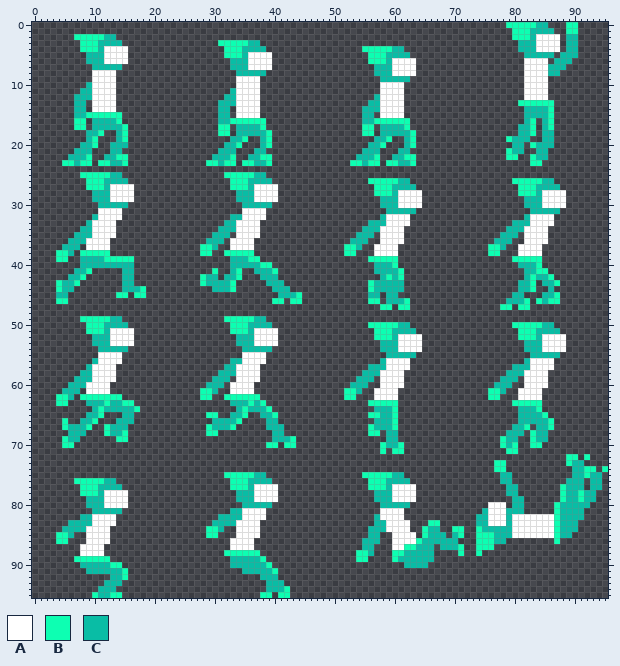
A sprite sheet gets an edit: source/assets/textures/player-char.png. The first picture shows the starting point.
The file is 96x96 pixels.
Palette (. is transparent): A #ffffff  B #0dffb2  C #09bda5
And afterwards:
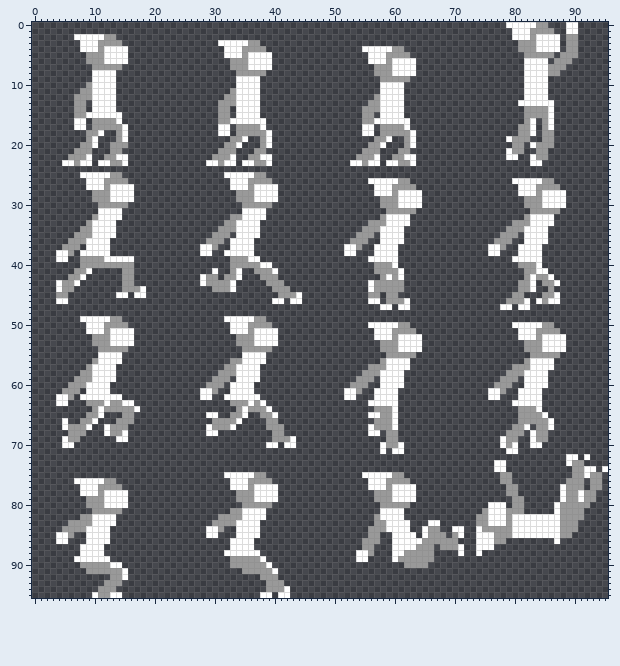
The exact change:
colour C: #09bda5 -> #999999
Changed rows in their new state; - is a pixel that keeps its letter.
first column x 7:
 0 ------------------------------------------------------------------------AAAAA-----AA
 1 -------------------------------------------------------------------------AAA------AA
 2 AAAAA--------------------------------------------------------------------AAA--------
 3 -AAA--------------------AAAAA-------------------------------------------------------
 4 -AAA---------------------AAA--------------------AAAAA-------------------------------
 5 -------------------------AAA---------------------AAA--------------------------------
 6 -------------------------------------------------AAA--------------------------------
first column x 5:
13 ----------------------------------------------------------------------------AAAAAA
14 ---------------------------------------------------------------------------------A
15 ----AAAAAA-----------------------------------------------------------------------A
16 --AA-----A------------------AAAAAA------------------AAAAAA--------------------A--A
17 --AA------A---------------AA-----A----------------AA-----A--------------------A--A
18 ------A---A---------------AA------A---------------AA------A-------------------A---
19 -----A----A-------------------A---A-------------------A---A---------------A-------
20 -----A-----------------------A----A------------------A----A-------------------A---
21 --------------------------------------------------------------------------A-------
22 ----A----AA-----------------A----AA-----------------A----AA---------------AA--A---
23 AA-AA-AA--A-------------AA-AA-AA--A-------------AA-AA-AA--A-------------------AA--
25 ---AAAAA-------------------AAAAA--------------------------------------------------
26 ----AAA---------------------AAA--------------------AAAAA-------------------AAAAA--
27 ----AAA---------------------AAA---------------------AAA---------------------AAA---
28 ----------------------------------------------------AAA---------------------AAA---
first column x 4:
37 ------------------------AA----------------------AA----------------------AA----------
38 AA--AAAAA---------------AA--AAAAA---------------AA----------------------AA----------
39 AA------AAAAA-------------------AA------------------AAAAA-------------------AAAAA---
40 ----------------------------------AA--------------------A-----------------------A---
41 -----A--------------------A---A-----A--------------------A----------------------AA--
42 ----A-------------------A-----A------------------------A-A---------------------A--A-
43 A--A--------------------A----A----------------------A--------------------------A---A
44 A-------------A--------------A----------------------A--------------------------A----
45 ----------AA-AA-------------------------A------------------------------------------A
46 AA----------------------------------AA-AA-----------AA----A-------------------A-A-AA
47 ------------------------------------------------------AA-AA---------------AA-AA-----
49 ----AAAAA-------------------AAAAA---------------------------------------------------
50 -----AAA---------------------AAA--------------------AAAAA-------------------AAAAA---
51 -----AAA---------------------AAA---------------------AAA---------------------AAA----
52 -----------------------------------------------------AAA---------------------AAA----
first column x 4:
61 ------------------------AA----------------------AA----------------------AA------------------
62 AA--AAAAAAA-------------AA--AAAAAA--------------AA----------------------AA------------------
63 AA------A--AA-------------------A-A-----------------AAAAA-------------------AAAAA-----------
64 -------A-----A-----------------A---A--------------------A-----------------------A-----------
65 -------A-----------------AA----A----A---------------AA--A------------------------A----------
66 -A----A-----------------------A-------------------------A-------------------------A---------
67 -A---A--A----------------A---A----------------------A---A---------------------A---A---------
68 --------A--A-------------AA-------------------------AA-------------------------A------------
69 -A--------AA---------------------------A----------------------------------A----A------------
70 -AA--------------------------------AA-AA--------------A--A----------------A-A--AA-----------
71 ------------------------------------------------------A-AA-----------------AA---------------
72 -------------------------------------------------------------------------------------AA-A---
73 -------------------------------------------------------------------------AA----------A------
74 -------------------------------------------------------------------------AA-------------AA-A
75 ----------------------------AAAAA------------------AAAAA--------------------------------A---
76 ---AAAAA---------------------AAA--------------------AAA-------------------------------------
77 ----AAA----------------------AAA--------------------AAA-----------------------------A-------
78 ----AAA-----------------------------------------------------------------------------A--A----
79 ------------------------------------------------------------------------------------A--A----
80 -----------------------------------------------------------------------------------A--------
81 -----------------------------------------------------------------------------------A--------
82 -----------------------------------------------------------------------------------A--------
83 --------------------------------------------------------------AA-------------------A--------
84 -------------------------AA----------------------------------A----AA--A------------A--------
85 AA-----------------------AA----------------------------------A-----A--AAA----------A--------
86 AA----------------------------------------------------------A---------AAA----------A--------
87 ----------------------------------------------------------AA-------A--AAA-------------------
88 ----------------------------AAAAAA----------------AA----AA---------A--A---------------------
89 ---AAAAAA-------------------------A---------------AA----A-----------------------------------
90 ---------AA------------------------A--------------------------------------------------------
91 -----------A------------------------A-------------------------------------------------------
92 -----------A--------------------------------------------------------------------------------
94 --------------------------------------A-----------------------------------------------------
95 ------A--AA-----------------------AA-AA-----------------------------------------------------
